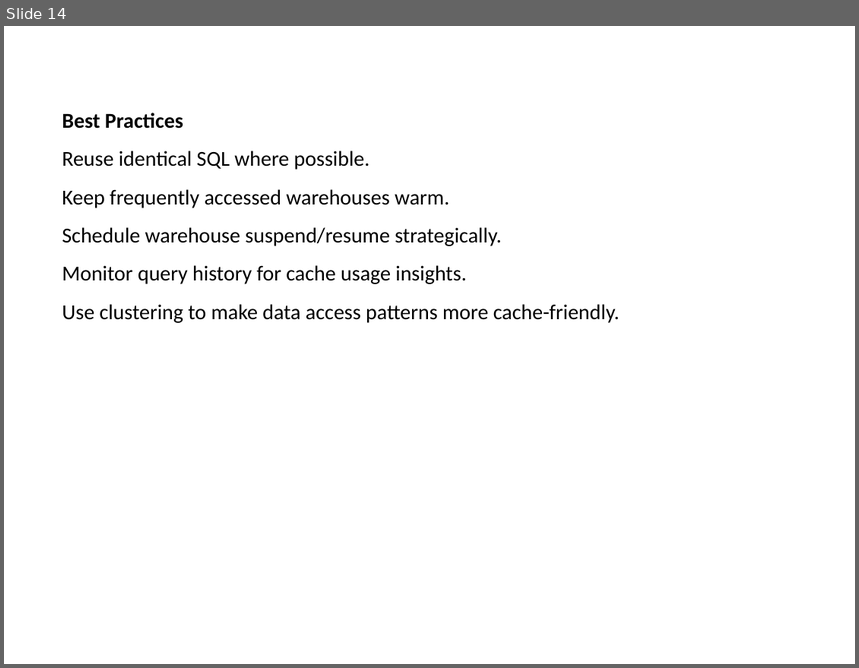
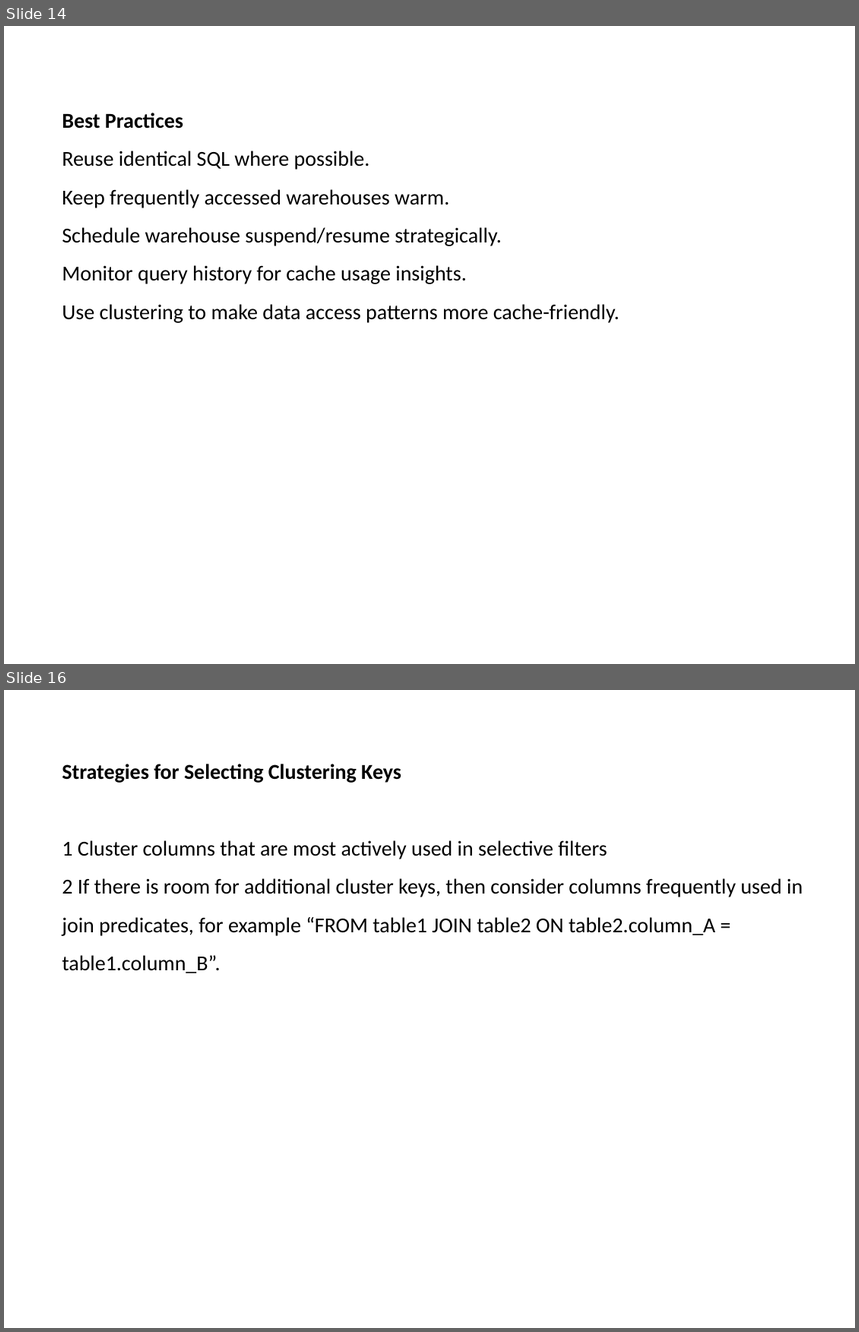
Before and after one commit to babjeereddy/snowflake, a slide deck: SnowFlake.pptx. Shown one above the other, each under a label of ours: slide 14 before the commit, slides 14 and 16 after it; the slides between them are not shown. The pictures are 859x668 and 859x1332 pixels, drawn with LibreOffice and Linux fonts; fonts in the diff are those of the drawing. Boxes give left, top, right and bottom in pixels: in the first picture for what was removed or moved away, otherwise in the second. Text is boxed around its words. In the diff, an @@ line names an element or a change of style, - is before the commit and + after.

```diff
--- a/SnowFlake.pptx
+++ b/SnowFlake.pptx
@@ slide 16 added at (4, 690, 855, 1328), background #FFFFFF @@
@@ text added at (62, 764, 803, 973), 18 pt, text #000000 @@
+Strategies for Selecting Clustering Keys
+1 Cluster columns that are most actively used in selective filters
+2 If there is room for additional cluster keys, then consider columns frequently used in join predicates, for example “FROM table1 JOIN table2 ON table2.column_A = table1.column_B”.
```
Also in this commit, not shown: 12 other slides added.
